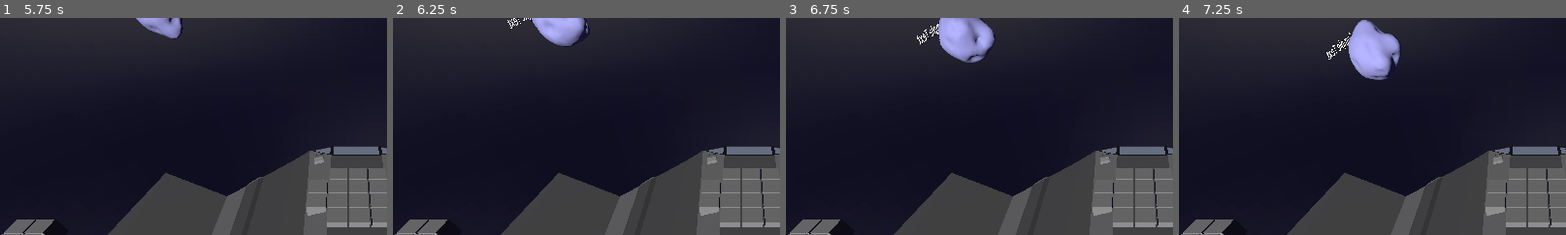
Above: before the commit, frames 1-4 (left to right).
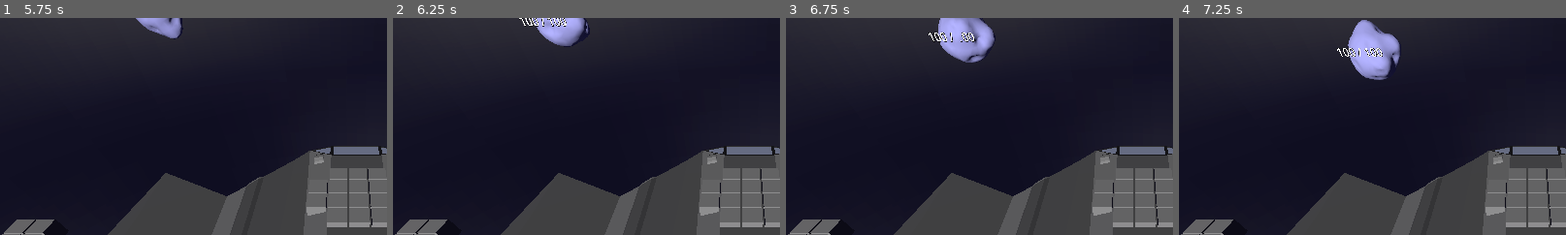
Above: after the commit, the same moments.

Repository: Xwilarg/LudumDare54
Game: Godot game, scene res://Scenes/Main.tscn
The game is run twice, just before and just after one commit, with the same random seed, the same clock (stepped at 60 frames per second) and the same inputs. Video files are missing from this copy of the repository; at most half a second of black plays in their place.
Inputs (mouse positions are % of the whole screen's width and height, from its top left):
- Up to frame 1 (5.75 s): click (36, 85) at 0.52 s; click (36, 85) at 1.27 s; click (36, 85) at 2.02 s; tap Enter at 2.75, 4.25 s; move the mouse to (72, 45) at 2.77 s; click (72, 45) at 2.92 s; tap Space at 3.5, 5 s; move the mouse to (30, 55) at 3.52 s; click (30, 55) at 3.67 s; move the mouse to (60, 28) at 4.27 s; click (60, 28) at 4.42 s; move the mouse to (45, 70) at 5.02 s; click (45, 70) at 5.17 s
- Up to frame 2 (6.25 s): move the mouse to (80, 65) at 5.77 s; click (80, 65) at 5.92 s
- Up to frame 3 (6.75 s): move the mouse to (20, 35) at 6.52 s; click (20, 35) at 6.67 s
- Up to frame 4 (7.25 s): no input
The pictures show only the part of the screen within x 5-55%, y 0-50%; the shares and areas given below are measured in that part.

Frame 1 is identical in both runs. In frame 2, 0.3% of the frame differs, in the area x 29-45%, y 0-5%; in frame 3, 0.4%; in frame 4, 0.4%, in the area x 37-53%, y 6-20%.
Error in both runs: Invalid access to property or key 'current_weather' on a base object of type 'Nil'. (res://Scripts/GameManager.gd:39)

Commit message:
Preview asteroid health

Diff:
--- a/Scenes/AsteroidModel/Asteroid_game1.tscn
+++ b/Scenes/AsteroidModel/Asteroid_game1.tscn
@@ -15,6 +15,6 @@
 transform = Transform3D(1, 0, 0, 0, 1, 0, 0, 0, 1, 0, 0.666183, 0)
 
 [node name="Label3D" type="Label3D" parent="RigidBody3D" index="2"]
-transform = Transform3D(-1.58933e-08, 0, 1, 0, 1, 0, -1, 0, -1.58933e-08, 1.50798, 1.11221, -0.383737)
+transform = Transform3D(-1, 0, -5.96046e-08, 0, 1, 0, 5.96046e-08, 0, -1, 0.149092, 1.11221, -1.38374)
 text = "Sample Text"
 font_size = 100
--- a/Scripts/Asteroid.gd
+++ b/Scripts/Asteroid.gd
@@ -11,6 +11,7 @@
 
 func _ready():
 	$RigidBody3D.max_contacts_reported = 2;
+	$"RigidBody3D/Label3D".text = "100 / 100"
 
 func _process(delta):
 	$RigidBody3D.linear_velocity = (target - global_position).normalized() * move_speed * delta
@@ -29,7 +30,10 @@
 func take_damage(value: int):
 	hp -= value
 	if hp <= 0:
+		$"RigidBody3D/Label3D".text = "0 / 100"
 		explode()
+	else:
+		$"RigidBody3D/Label3D".text = str(hp) + " / 100"
 
 func set_target(value: Vector3):
 	target = value
